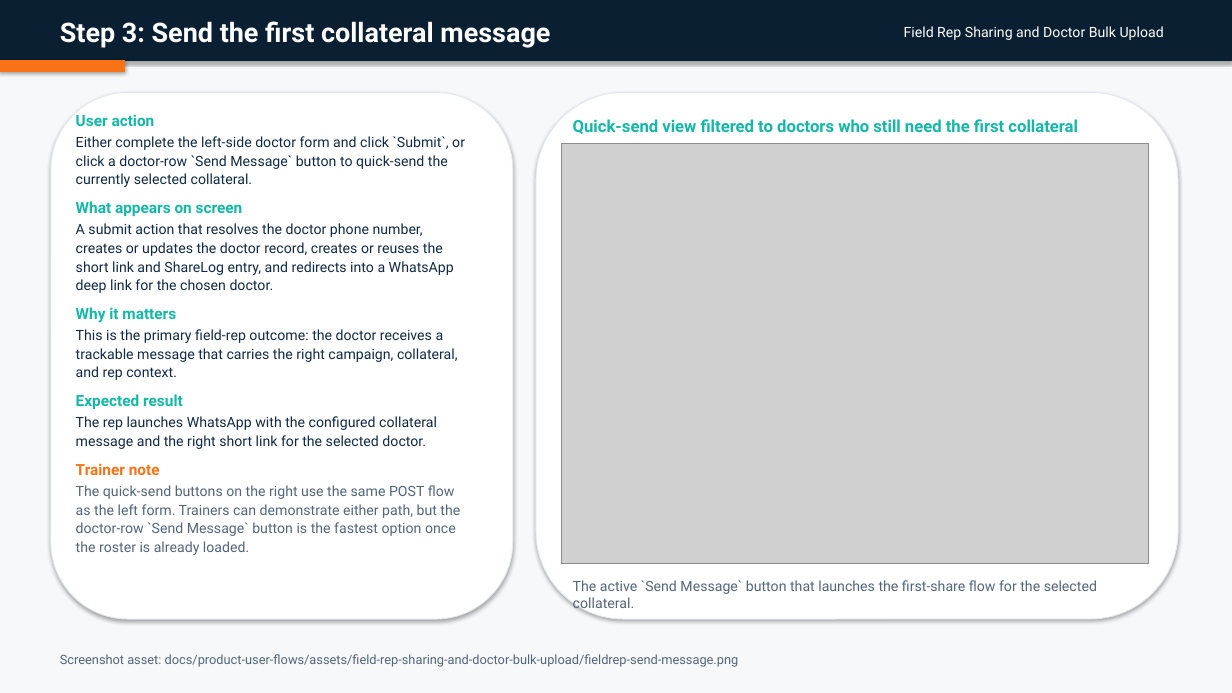
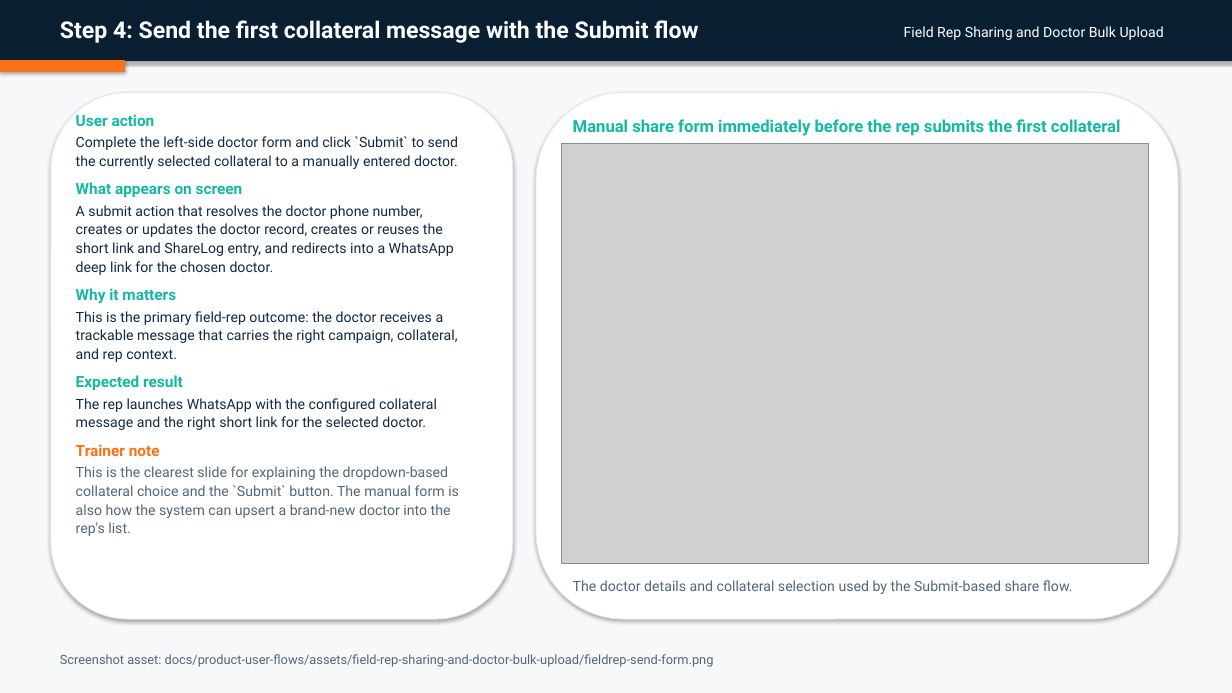
Before and after one commit to admin-masters/inclinic-education-system, a slide deck: slide 6 of output/doc/user-flow-decks/07-field-rep-sharing-and-doctor-bulk-upload.pptx (slide 5 before the commit). Drawn at 1232x693 pixels with LibreOffice and Linux fonts; fonts in the diff are those of the drawing; grey boxes stand for pictures. Boxes give left, top, right and bottom in pixels: in the first picture for what was removed or moved away, otherwise in the second. Text is boxed around its words. In the diff, an @@ line names an element or a change of style, - is before the commit and + after.

Commit message:
sync user flow deck details with live product

```diff
--- a/output/doc/user-flow-decks/07-field-rep-sharing-and-doctor-bulk-upload.pptx
+++ b/output/doc/user-flow-decks/07-field-rep-sharing-and-doctor-bulk-upload.pptx
@@ text at <box>60,20,698,43</box>: text changed; size 21 to 18 pt @@
-Step 3: Send the first collateral message
+Step 4: Send the first collateral message with the Submit flow
@@ text at <box>573,119,1121,136</box>: text changed @@
-Quick-send view filtered to doctors who still need the first collateral message.
+Manual share form immediately before the rep submits the first collateral message.
@@ text at <box>76,136,459,169</box>: text changed @@
-Either complete the left-side doctor form and click `Submit`, or click a doctor-row `Send Message` button to quick-send the currently selected collateral.
+Complete the left-side doctor form and click `Submit` to send the currently selected collateral to a manually entered doctor.
@@ text at <box>76,466,459,536</box>: text changed @@
-The quick-send buttons on the right use the same POST flow as the left form. Trainers can demonstrate either path, but the doctor-row `Send Message` button is the fastest option once the roster is already loaded.
+This is the clearest slide for explaining the dropdown-based collateral choice and the `Submit` button. The manual form is also how the system can upsert a brand-new doctor into the rep's list.
@@ text at <box>573,580,1073,594</box>: text changed @@
-The active `Send Message` button that launches the first-share flow for the selected collateral.
+The doctor details and collateral selection used by the Submit-based share flow.
@@ text at <box>60,654,714,667</box>: text changed @@
-Screenshot asset: docs/product-user-flows/assets/field-rep-sharing-and-doctor-bulk-upload/fieldrep-send-message.png
+Screenshot asset: docs/product-user-flows/assets/field-rep-sharing-and-doctor-bulk-upload/fieldrep-send-form.png
```
Also in this commit, not shown: 6 other slides changed, 2 slides added, 35 other files.
